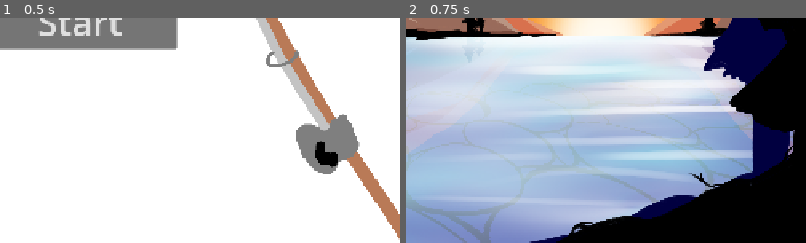
Above: before the commit, frames 1-2 (left to right).
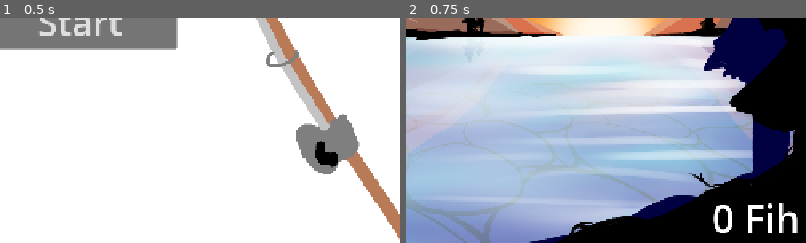
Above: after the commit, the same moments.

Repository: Andtrue/Fih---A-Game-Jam-Project
Game: Godot game, scene res://Scenes/Main Menu.tscn
The game is run twice, just before and just after one commit, with the same random seed, the same clock (stepped at 60 frames per second) and the same inputs.
Inputs:
- Up to frame 1 (0.5 s): no input
- Up to frame 2 (0.75 s): click "Start" at 0.5 s
The pictures show only the part of the screen within x 50-100%, y 50-100%; the shares and areas given below are measured in that part.

Frame 1 is identical in both runs. In frame 2, 1.0% of the frame differs, in the area x 76-98%, y 82-96%.

Commit message:
Added Counter

Diff:
--- a/Scenes/FishingMinigame.tscn
+++ b/Scenes/FishingMinigame.tscn
@@ -123,6 +123,18 @@
 
 [node name="FishingStartTimer" type="Timer" parent="." unique_id=1176857955]
 
+[node name="FishCounter" type="Label" parent="." unique_id=1966900464]
+unique_name_in_owner = true
+offset_left = 62.600006
+offset_top = 18.000002
+offset_right = 256.6
+offset_bottom = 134.0
+offset_transform_enabled = true
+offset_transform_scale = Vector2(0.145, 0.145)
+theme_override_constants/outline_size = 16
+theme_override_font_sizes/font_size = 85
+text = "0 Fih"
+
 [connection signal="body_entered" from="Fish/Area2D" to="." method="_on_area_2d_body_entered"]
 [connection signal="body_exited" from="Fish/Area2D" to="." method="_on_area_2d_body_exited"]
 [connection signal="timeout" from="Timer" to="." method="_on_timer_timeout"]
--- a/Scenes/fishing_minigame.gd
+++ b/Scenes/fishing_minigame.gd
@@ -2,7 +2,7 @@
 
 var is_on_bar = false
 var is_fishing = false
-
+var fish_count = 0
 
 func _ready() -> void:
 	# Stop all timers at the beginning
@@ -104,6 +104,10 @@
 
 	if %TextureProgressBar.value >= 100:
 		print("fish caught")
+
+		fish_count += 1
+		%FishCounter.text = str(fish_count) + " Fih"
+
 		end_fishing()
 
 	elif %TextureProgressBar.value <= 0:
